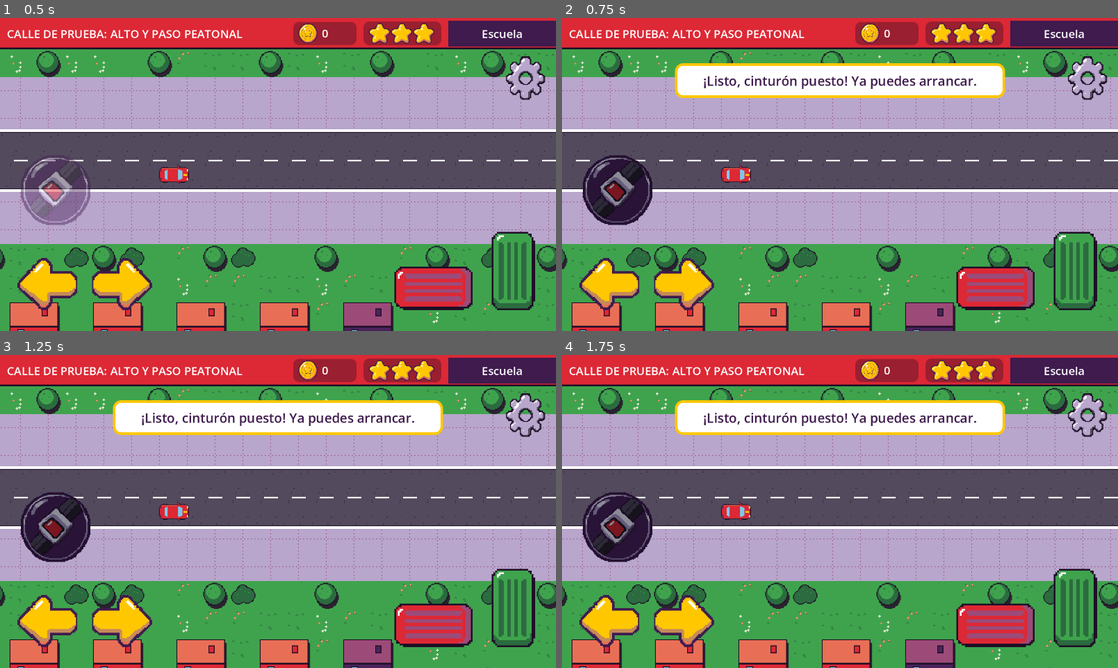
Above: before the commit, frames 1-4 (two rows, left to right).
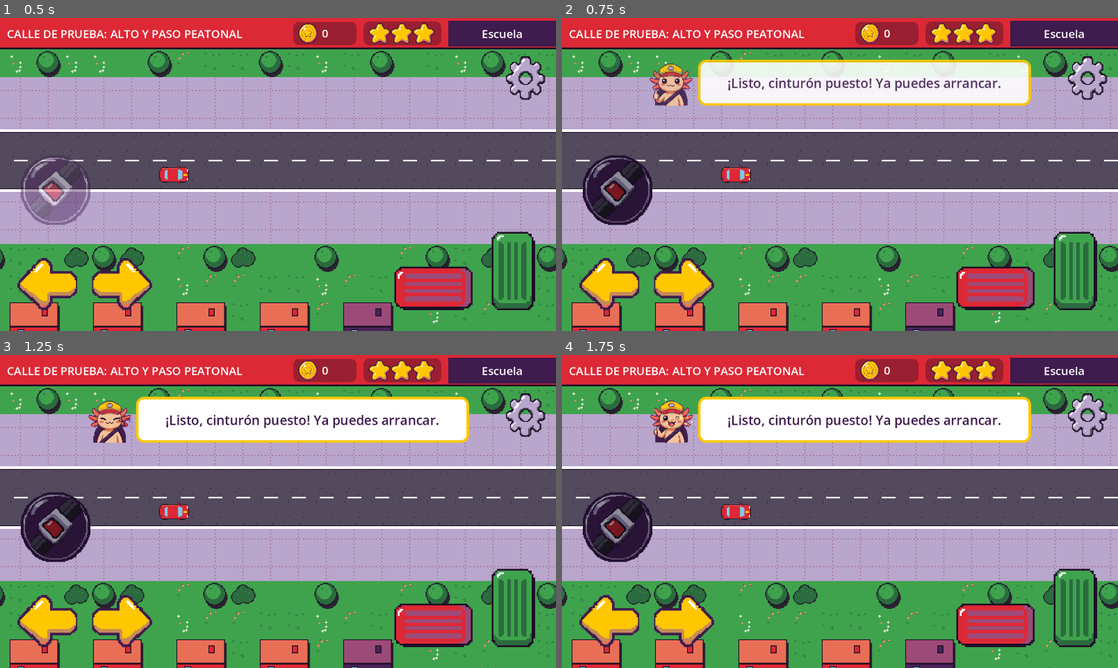
Above: after the commit, the same moments.

Repository: upsaac-obs/reto_tec_juego
Game: Godot game, scene res://levels/test_street.tscn
Two runs of this game, one before a commit and one after it. Both use one fixed random seed, a clock stepped at 60 frames per second and the inputs below. This scene is started directly instead of the project's main scene.
Inputs (mouse positions are in pixels of both pictures, inside the frame that each line leads up to):
- Up to frame 1 (0.5 s): no input
- Up to frame 2 (0.75 s): hold Right (car_right) from 0.53 s (still down); tap B (car_seatbelt) at 0.6 s
- Up to frame 3 (1.25 s): keep holding Right (car_right)
- Up to frame 4 (1.75 s): release Right (car_right) at 1.25 s; click (1090, 414) at 1.25 s

Frame 1 is identical in both runs. In frame 2, 5.8% of the frame differs, in the area x 15-85%, y 13-28%; in frame 3, 5.7%; in frame 4, 5.8%.

Commit message:
Feedback: copiloto con globo, pausa de 2 s en faltas y +10 en aciertos
- autoload/feedback.gd: show_infraction (pausa 2 s, copiloto asustado y luego
  pensando), show_good_action (feliz, sonido alegre y "+N", sin pausa),
  show_info (habla, sin pausa) y clear(). Voz de assets/audio/voz/<CLAVE>.ogg
  si existe. Solo quita la pausa que él puso.
- scenes/ui/copilot_bubble.tscn: copiloto ajolote + globo con los estilos
  MessageGood/MessageBad del tema y estilo nuevo PointsPopup
- assets/audio/sfx/good.wav: arpegio corto sintetizado (sin licencias)
- RuleManager y HUD usan Feedback; se quitan feedback_requested y el globo
  provisional del HUD
- grave_return_delay baja a 0.5 s porque ahora se cuenta después de la pausa

Co-Authored-By: Claude Opus 5.5 <noreply@anthropic.com>

Diff:
--- a/assets/ui/theme.tres
+++ b/assets/ui/theme.tres
@@ -178,3 +178,7 @@
 TopBarLabel/font_sizes/font_size = 26
 TopBarPill/base_type = &"PanelContainer"
 TopBarPill/styles/panel = SubResource("StyleBoxFlat_pill")
+PointsPopup/base_type = &"Label"
+PointsPopup/colors/font_color = Color(1, 0.7804, 0, 1)
+PointsPopup/constants/outline_size = 12
+PointsPopup/font_sizes/font_size = 48
--- a/autoload/feedback.gd
+++ b/autoload/feedback.gd
@@ -1,8 +1,97 @@
 extends Node
-## Pausa el juego 2 segundos, muestra al copiloto con el texto y reproduce
-## assets/audio/voz/<CLAVE>.ogg si existe. Se implementa en la tarea Feedback.
+## Mensajes del copiloto. Tres tipos:
+## - show_infraction: pausa el juego pause_time segundos con el copiloto asustado.
+## - show_good_action: copiloto feliz, sonido alegre y "+10". No pausa.
+## - show_info: el copiloto habla (instrucciones como el cinturón). No pausa.
+## Siempre reproduce assets/audio/voz/<CLAVE>.ogg si existe.
+
+const BUBBLE_SCENE := preload("res://scenes/ui/copilot_bubble.tscn")
+const GOOD_SOUND := preload("res://assets/audio/sfx/good.wav")
+const VOICE_PATH := "res://assets/audio/voz/%s.ogg"
+
+## Segundos que el juego queda en pausa después de una falta.
+@export var pause_time: float = 2.0
+## Segundos que el mensaje queda en pantalla.
+@export var message_time: float = 2.5
+
+var _bubble: CopilotBubble
+var _voice: AudioStreamPlayer
+var _sfx: AudioStreamPlayer
+## Cada mensaje nuevo invalida el temporizador del anterior.
+var _message_id: int = 0
+## Igual para la pausa: clear() la suelta sin despausar.
+var _pause_id: int = 0
+var _pausing: bool = false
 
 
 func _init() -> void:
 	# Tiene que seguir corriendo mientras el árbol está en pausa.
 	process_mode = Node.PROCESS_MODE_ALWAYS
+
+
+func _ready() -> void:
+	_bubble = BUBBLE_SCENE.instantiate()
+	add_child(_bubble)
+	_voice = AudioStreamPlayer.new()
+	add_child(_voice)
+	_sfx = AudioStreamPlayer.new()
+	_sfx.stream = GOOD_SOUND
+	add_child(_sfx)
+
+
+func show_infraction(message_key: String) -> void:
+	_show(message_key, CopilotBubble.Mood.BAD)
+	_pause_game()
+
+
+func show_good_action(message_key: String, points := 10) -> void:
+	_show(message_key, CopilotBubble.Mood.GOOD)
+	_sfx.play()
+	if points > 0:
+		_bubble.pop_points(points)
+
+
+func show_info(message_key: String) -> void:
+	_show(message_key, CopilotBubble.Mood.INFO)
+
+
+## Quita el mensaje al instante (al cambiar de escena o al abrir el menú de
+## pausa). Si había una pausa por falta, la deja como está y ya no la quita.
+func clear() -> void:
+	_message_id += 1
+	_pause_id += 1
+	_pausing = false
+	_bubble.hide_message()
+	_voice.stop()
+
+
+func _show(message_key: String, mood: CopilotBubble.Mood) -> void:
+	_message_id += 1
+	var id := _message_id
+	_bubble.show_message(tr(message_key), mood)
+	_play_voice(message_key)
+	await get_tree().create_timer(message_time).timeout
+	if id == _message_id:
+		_bubble.hide_message()
+
+
+func _play_voice(message_key: String) -> void:
+	_voice.stop()
+	var path := VOICE_PATH % message_key
+	if ResourceLoader.exists(path):
+		_voice.stream = load(path)
+		_voice.play()
+
+
+## Solo quita la pausa que puso él.
+func _pause_game() -> void:
+	if _pausing or get_tree().paused:
+		return
+	_pause_id += 1
+	var id := _pause_id
+	_pausing = true
+	get_tree().paused = true
+	await get_tree().create_timer(pause_time).timeout
+	if id == _pause_id:
+		get_tree().paused = false
+		_pausing = false
--- a/scenes/level/rule_manager.gd
+++ b/scenes/level/rule_manager.gd
@@ -12,13 +12,11 @@
 signal level_finished(stars: int)
 ## El auto regresó al punto de control (distancia sobre la ruta).
 signal checkpoint_restored(progress: float)
-## Provisional: el HUD muestra el mensaje hasta que exista el autoload Feedback.
-signal feedback_requested(message_key: String, good: bool)
 
 @export var car: PlayerCar
-## Segundos entre la falta grave y el regreso al punto de control
-## (deja ver el susto y el mensaje).
-@export var grave_return_delay: float = 2.5
+## Segundos entre la falta grave y el regreso al punto de control. Se cuentan
+## después de la pausa de Feedback, que ya deja ver el susto y el mensaje.
+@export var grave_return_delay: float = 0.5
 
 var faults: int = 0
 var points: int = 0
@@ -39,7 +37,7 @@
 		return
 	faults += 1
 	infraction_reported.emit(rule_id, grave)
-	feedback_requested.emit(message_key, false)
+	Feedback.show_infraction(message_key)
 	if grave:
 		_return_to_checkpoint()
 
@@ -49,7 +47,7 @@
 		return
 	points += action_points
 	good_action_reported.emit(action_id, action_points)
-	feedback_requested.emit(message_key, true)
+	Feedback.show_good_action(message_key, action_points)
 
 
 ## Solo avanza: pasar otra vez por un punto anterior no lo mueve hacia atrás.
@@ -74,7 +72,7 @@
 	if _finished:
 		return
 	_finished = true
-	feedback_requested.emit("META_LLEGASTE", true)
+	Feedback.show_good_action("META_LLEGASTE", 0)
 	level_finished.emit(get_stars())
 
 
--- /dev/null
+++ b/scenes/ui/copilot_bubble.gd
@@ -0,0 +1,74 @@
+class_name CopilotBubble
+extends CanvasLayer
+## Copiloto ajolote con su globo de texto y el "+10" de las acciones correctas.
+## Lo maneja el autoload Feedback; no se pone a mano en los niveles.
+
+enum Mood { GOOD, BAD, INFO }
+
+## Segundos que tarda el globo en aparecer.
+@export var appear_time: float = 0.15
+## Pixeles que sube el "+10" mientras se desvanece.
+@export var points_rise: float = 40.0
+@export var points_time: float = 1.0
+
+@onready var _box: Control = %Box
+@onready var _copilot: AnimatedSprite2D = %Copilot
+@onready var _message: PanelContainer = %Message
+@onready var _label: Label = %MessageLabel
+@onready var _points: Label = %PointsPopup
+
+var _points_start: Vector2
+var _box_tween: Tween
+var _points_tween: Tween
+
+
+func _ready() -> void:
+	_box.hide()
+	_points.hide()
+	_points_start = _points.position
+	_copilot.animation_finished.connect(_on_copilot_animation_finished)
+
+
+func show_message(text: String, mood: Mood) -> void:
+	_label.text = text
+	_message.theme_type_variation = &"MessageBad" if mood == Mood.BAD else &"MessageGood"
+	match mood:
+		Mood.GOOD:
+			_copilot.play(&"happy")
+		Mood.BAD:
+			_copilot.play(&"surprised")
+		_:
+			_copilot.play(&"talk")
+	if _box_tween != null:
+		_box_tween.kill()
+	_box.show()
+	_box.modulate.a = 0.0
+	_box_tween = create_tween()
+	_box_tween.tween_property(_box, ^"modulate:a", 1.0, appear_time)
+
+
+func hide_message() -> void:
+	if _box_tween != null:
+		_box_tween.kill()
+	_box.hide()
+	_copilot.stop()
+
+
+func pop_points(points: int) -> void:
+	if _points_tween != null:
+		_points_tween.kill()
+	_points.text = "+%d" % points
+	_points.position = _points_start
+	_points.modulate.a = 1.0
+	_points.show()
+	_points_tween = create_tween().set_parallel()
+	_points_tween.tween_property(_points, ^"position:y", _points_start.y - points_rise, points_time) \
+			.set_ease(Tween.EASE_OUT).set_trans(Tween.TRANS_QUAD)
+	_points_tween.tween_property(_points, ^"modulate:a", 0.0, points_time * 0.5).set_delay(points_time * 0.5)
+	_points_tween.chain().tween_callback(_points.hide)
+
+
+## Tras el susto, el copiloto se queda pensando mientras dura el mensaje.
+func _on_copilot_animation_finished() -> void:
+	if _copilot.animation == &"surprised":
+		_copilot.play(&"thinking")
--- /dev/null
+++ b/scenes/ui/copilot_bubble.tscn
@@ -0,0 +1,72 @@
+[gd_scene format=3]
+
+[ext_resource type="Script" path="res://scenes/ui/copilot_bubble.gd" id="1_script"]
+[ext_resource type="SpriteFrames" path="res://assets/sprites/copilot/copilot_frames.tres" id="2_frames"]
+
+[node name="CopilotBubble" type="CanvasLayer"]
+layer = 10
+script = ExtResource("1_script")
+
+[node name="Root" type="Control" parent="."]
+layout_mode = 3
+anchors_preset = 15
+anchor_right = 1.0
+anchor_bottom = 1.0
+grow_horizontal = 2
+grow_vertical = 2
+mouse_filter = 2
+
+[node name="Box" type="HBoxContainer" parent="Root"]
+unique_name_in_owner = true
+layout_mode = 1
+anchors_preset = 5
+anchor_left = 0.5
+anchor_right = 0.5
+offset_left = -440.0
+offset_top = 96.0
+offset_right = 440.0
+offset_bottom = 202.0
+grow_horizontal = 2
+mouse_filter = 2
+theme_override_constants/separation = 8
+
+[node name="CopilotSlot" type="Control" parent="Root/Box"]
+custom_minimum_size = Vector2(105, 106)
+layout_mode = 2
+mouse_filter = 2
+
+[node name="Copilot" type="AnimatedSprite2D" parent="Root/Box/CopilotSlot"]
+unique_name_in_owner = true
+position = Vector2(52, 53)
+sprite_frames = ExtResource("2_frames")
+animation = &"talk"
+
+[node name="Message" type="PanelContainer" parent="Root/Box"]
+unique_name_in_owner = true
+layout_mode = 2
+size_flags_horizontal = 3
+mouse_filter = 2
+theme_type_variation = &"MessageGood"
+
+[node name="MessageLabel" type="Label" parent="Root/Box/Message"]
+unique_name_in_owner = true
+layout_mode = 2
+theme_type_variation = &"MessageLabel"
+horizontal_alignment = 1
+vertical_alignment = 1
+autowrap_mode = 3
+
+[node name="PointsPopup" type="Label" parent="Root"]
+unique_name_in_owner = true
+layout_mode = 1
+anchors_preset = 5
+anchor_left = 0.5
+anchor_right = 0.5
+offset_left = -80.0
+offset_top = 236.0
+offset_right = 80.0
+offset_bottom = 296.0
+grow_horizontal = 2
+mouse_filter = 2
+theme_type_variation = &"PointsPopup"
+horizontal_alignment = 1
--- a/scenes/ui/hud.gd
+++ b/scenes/ui/hud.gd
@@ -13,7 +13,6 @@
 @export var destination_key: String = "HUD_DESTINO_PRUEBA"
 @export var star_full: Texture2D
 @export var star_empty: Texture2D
-@export var message_time: float = 2.5
 ## Oscurece el botón mientras se presiona.
 @export var pressed_tint: Color = Color(0.75, 0.75, 0.75)
 ## El cinturón parpadea hasta que se lo ponen.
@@ -24,19 +23,15 @@
 @onready var _points: Label = %Points
 @onready var _stars: HBoxContainer = %Stars
 @onready var _destination: Label = %Destination
-@onready var _message: PanelContainer = %Message
-@onready var _message_label: Label = %MessageLabel
 @onready var _seatbelt: TouchScreenButton = %Seatbelt
 @onready var _gear: TextureButton = %Gear
 
-var _message_timer: SceneTreeTimer
 var _pulse: Tween
 
 
 func _ready() -> void:
 	_level_name.text = tr(level_name_key)
 	_destination.text = tr(destination_key)
-	_message.hide()
 	for button: TouchScreenButton in [%Seatbelt, %ArrowLeft, %ArrowRight, %Brake, %Gas]:
 		button.pressed.connect(func() -> void: button.self_modulate = pressed_tint)
 		button.released.connect(func() -> void: button.self_modulate = Color.WHITE)
@@ -44,23 +39,11 @@
 	if rule_manager != null:
 		rule_manager.infraction_reported.connect(func(_id: StringName, _grave: bool) -> void: _refresh_score())
 		rule_manager.good_action_reported.connect(func(_id: StringName, _points_won: int) -> void: _refresh_score())
-		rule_manager.feedback_requested.connect(show_message)
 	if car != null:
 		car.seatbelt_fastened.connect(_on_seatbelt_fastened)
-		car.blocked_without_seatbelt.connect(show_message.bind("PONTE_CINTURON", false))
+		car.blocked_without_seatbelt.connect(Feedback.show_info.bind("PONTE_CINTURON"))
 	_refresh_score()
 	_start_seatbelt_pulse()
-
-
-func show_message(message_key: String, good: bool) -> void:
-	_message_label.text = tr(message_key)
-	_message.theme_type_variation = &"MessageGood" if good else &"MessageBad"
-	_message.show()
-	var timer := get_tree().create_timer(message_time)
-	_message_timer = timer
-	timer.timeout.connect(func() -> void:
-		if _message_timer == timer:
-			_message.hide())
 
 
 func _refresh_score() -> void:
@@ -81,4 +64,4 @@
 	if _pulse != null:
 		_pulse.kill()
 	_seatbelt.modulate = seatbelt_done_tint
-	show_message("CINTURON_LISTO", true)
+	Feedback.show_good_action("CINTURON_LISTO", 0)
--- a/scenes/ui/hud.tscn
+++ b/scenes/ui/hud.tscn
@@ -122,29 +122,6 @@
 ignore_texture_size = true
 stretch_mode = 5
 
-[node name="Message" type="PanelContainer" parent="Root"]
-unique_name_in_owner = true
-visible = false
-layout_mode = 1
-anchors_preset = 5
-anchor_left = 0.5
-anchor_right = 0.5
-offset_left = -380.0
-offset_top = 104.0
-offset_right = 380.0
-offset_bottom = 184.0
-grow_horizontal = 2
-mouse_filter = 2
-theme_type_variation = &"MessageBad"
-
-[node name="MessageLabel" type="Label" parent="Root/Message"]
-unique_name_in_owner = true
-layout_mode = 2
-theme_type_variation = &"MessageLabel"
-horizontal_alignment = 1
-vertical_alignment = 1
-autowrap_mode = 3
-
 [node name="LeftControls" type="Control" parent="Root"]
 layout_mode = 1
 anchors_preset = 2
Not shown, added: assets/audio/sfx/good.wav.import
Not shown, added: scenes/ui/copilot_bubble.gd.uid
Not shown, changed: CLAUDE.md
Not shown, added: assets/audio/sfx/good.wav
